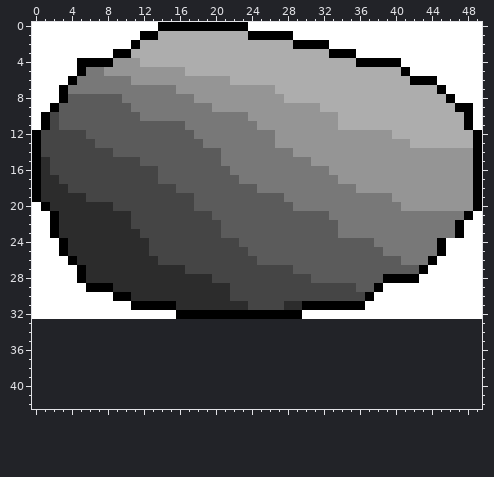
A pixel-art sprite gets an edit: bin/res/debris/debris3.png. Above, as it was before the edit.
The file is 50x33 pixels. The old version is drawn lined up with the new one, on the new canvas.
The same view after the edit:
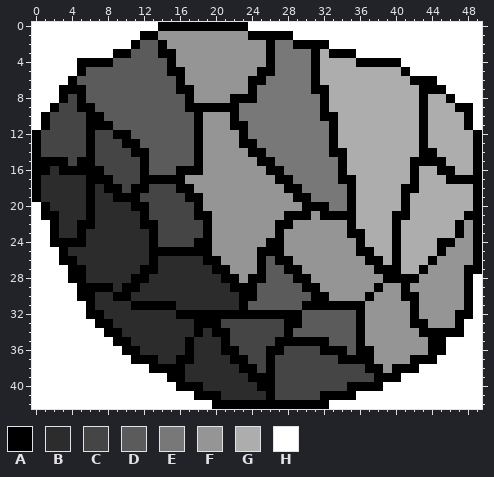
Palette (. is transparent): A #000000  B #2c2c2c  C #454545  D #5b5b5b  E #787878  F #959595  G #adadad  H #ffffff
Commit message: changed ending music changed debris texture, game pretty much complete
Change:
canvas 50x33 -> 50x43
@@ x 0..49 @@
  0 HHHHHHHHHHHHHHAAAAAAAAAAHHHHHHHHHHHHHHHHHHHHHHHHHH
- 1 HHHHHHHHHHHHAAGGGGGGGGGGAAAAAHHHHHHHHHHHHHHHHHHHHH
- 2 HHHHHHHHHHHAGGGGGGGGGGGGGGGGGAAAAHHHHHHHHHHHHHHHHH
- 3 HHHHHHHHHAAGGGGGGGGGGGGGGGGGGGGGGAAAHHHHHHHHHHHHHH
- 4 HHHHHAAAAFFFGGGGGGGGGGGGGGGGGGGGGGGGAAAAAHHHHHHHHH
- 5 HHHHHAEEFFFFFFFFFGGGGGGGGGGGGGGGGGGGGGGGGAHHHHHHHH
- 6 HHHHAEEEEEEFFFFFFFFFFFGGGGGGGGGGGGGGGGGGGGAAAHHHHH
- 7 HHHAEEEEEEEEEEEEFFFFFFFFFFFGGGGGGGGGGGGGGGGGGAHHHH
- 8 HHHADDDDDDEEEEEEEEFFFFFFFFFFGGGGGGGGGGGGGGGGGGAHHH
- 9 HHADDDDDDDDEEEEEEEEEFFFFFFFFFFFFGGGGGGGGGGGGGGGAAH
-10 HACDDDDDDDDDEEEEEEEEEEEEFFFFFFFFFFGGGGGGGGGGGGGGAH
-11 HACDDDDDDDDDDDDDDEEEEEEEEFFFFFFFFFGGGGGGGGGGGGGGAH
-12 ACCCCCDDDDDDDDDDDDEEEEEEEEEFFFFFFFFFFFFFGGGGGGGGGA
-13 ACCCCCCDDDDDDDDDDDDEEEEEEEEFFFFFFFFFFFFFFFGGGGGGGA
-14 ACCCCCCCCDDDDDDDDDDDDEEEEEEEEFFFFFFFFFFFFFFFFFFFFA
-15 ABCCCCCCCCCCDDDDDDDDDEEEEEEEEEEFFFFFFFFFFFFFFFFFFA
-16 ABCCCCCCCCCCCCDDDDDDDDEEEEEEEEEEEFFFFFFFFFFFFFFFFA
-17 ABBCCCCCCCCCCCDDDDDDDDDEEEEEEEEEEEFFFFFFFFFFFFFFFA
-18 ABBBCCCCCCCCCCCCDDDDDDDDDEEEEEEEEEEEFFFFFFFFFFFFFA
-19 ABBBBBCCCCCCCCCCCCDDDDDDDDDDEEEEEEEEEEEEFFFFFFFFFA
-20 HABBBBBBBCCCCCCCCCDDDDDDDDDDDEEEEEEEEEEEEFFFFFFFFA
-21 HHABBBBBBBBCCCCCCCCCDDDDDDDDDDDDDEEEEEEEEEEEEEEEAH
-22 HHABBBBBBBBCCCCCCCCCCDDDDDDDDDDDDDEEEEEEEEEEEEEAHH
-23 HHABBBBBBBBBCCCCCCCCCDDDDDDDDDDDDDEEEEEEEEEEEEEAHH
-24 HHHABBBBBBBBBCCCCCCCCCCDDDDDDDDDDDDDDDEEEEEEEAHHHH
-25 HHHABBBBBBBBBCCCCCCCCCCCDDDDDDDDDDDDDDDEEEEEEAHHHH
-26 HHHHABBBBBBBBBCCCCCCCCCCCDDDDDDDDDDDDDDDDEEEAHHHHH
-27 HHHHHABBBBBBBBBBBCCCCCCCCCCCCDDDDDDDDDDDDDDAHHHHHH
-28 HHHHHABBBBBBBBBBBBBBCCCCCCCCCCCDDDDDDDDAAAAHHHHHHH
-29 HHHHHHAAABBBBBBBBBBBBBCCCCCCCCCCCCCCDDAHHHHHHHHHHH
-30 HHHHHHHHHAABBBBBBBBBBBCCCCCCCCCCCCCCCAHHHHHHHHHHHH
-31 HHHHHHHHHHHAAAAABBBBBBBBCCCCBBAAAAAAAHHHHHHHHHHHHH
-32 HHHHHHHHHHHHHHHHAAAAAAAAAAAAAAHHHHHHHHHHHHHHHHHHHH
-33 ..................................................
-34 ..................................................
-35 ..................................................
-36 ..................................................
-37 ..................................................
-38 ..................................................
-39 ..................................................
-40 ..................................................
-41 ..................................................
-42 ..................................................
+ 1 HHHHHHHHHHHHAAFFFFFFFFFFAAAAAHHHHHHHHHHHHHHHHHHHHH
+ 2 HHHHHHHHHHHADDAFFFFFFFFFFFAEEAAAAHHHHHHHHHHHHHHHHH
+ 3 HHHHHHHHHAADDDAAFFFFFFFFFFAEEEEAGAAAHHHHHHHHHHHHHH
+ 4 HHHHHAAAADDDDDDAFFFFFFFFFFAEEEEAGGGGAAAAAHHHHHHHHH
+ 5 HHHHHADDDDDDDDDAAFFFFFFFFAAEEEEAGGGGGGGGGAHHHHHHHH
+ 6 HHHHADDDDDDDDDDDAFFFFFFFAAEEEEEAGGGGGGGGGGAAAHHHHH
+ 7 HHHAAADDDDDDDDDDAAFFFFFFAEEEEEEAAGGGGGGGGGGAAAHHHH
+ 8 HHHACADDDDDDDDDDDAFFFFAAAEEEEEEEAGGGGGGGGGGAGGAHHH
+ 9 HHACCAADDDDDDDDDDAAAAAAEEEEEEEEEAGGGGGGGGGGAGGGAAH
+10 HACCCCAADDDDDDDDDDAFFFAEEEEEEEEEAAGGGGGGGGGAGGGGAH
+11 HACCCCAAADDDDDDDDDAFFFAAEEEEEEEEEAGGGGGGGGGAGGGGAH
+12 ACCCCCACCAADDDDDDDAFFFFAEEEEEEEEEAGGGGGGGGGAGGGGGA
+13 ACCCCCACCCAADDDDDDAFFFFAAEEEEEEEEAGGGGGGGGGAGGGGGA
+14 ACCCCCACCCCAADDDDDAFFFFFAAEEEEEEEAAGGGGGGGGAAGGGGA
+15 AAAACAACCCCCADDDDDAFFFFFFAAEEEEEEEAGGGGGGGAAAAGGGA
+16 AABAAAAACCCCADDDAAAFFFFFFFAAEEEEEEAGGGGGGGAGGAAGGA
+17 ABBBBBAAACCCAAAAAFFFFFFFFFFAAEEEEEAAGGGGGGAGGGAAAA
+18 ABBBBBABAACAACCCAAFFFFFFFFFFAAEEEEEAGGGGGAAGGGGGGA
+19 ABBBBBABBAAACCCCCAAFFFFFFFFFFAAEEEEAGGGGGAGGGGGGGA
+20 HABBBBABBBBAACCCCCAFFFFFFFFFFFAAAEEAGGGGGAGGGGGGGA
+21 HAABBBABBBBBACCCCCAAFFFFFFFFAAAFAAAAGGGGAAGGGGGGAA
+22 HHABBAABBBBBAACCCCCAFFFFFFFAAFFFFFFAGGGGAGGGGGGAFA
+23 HHABBABBBBBBBACCCCCAFFFFFFFAFFFFFFFAAGGGAGGGGGGAFA
+24 HHAAAABBBBBBBACCCCAAFFFFFFAAFFFFFFFFAGGGAGGGGAAFFA
+25 HHHABBBBBBBBBAAAAAAAFFFFFAAAFFFFFFFFAAGGAGGGGAFFFA
+26 HHHAABBBBBBBBABBBBBAAFFFFADAAFFFFFFFFAAGAGGGAFFFFA
+27 HHHHAABBBBBBAABBBBBBAAFFFADDAAFFFFFFFFAAAGGAFFFFAA
+28 HHHHAABBBBBAABBBBBBBBAAFAADDDAAFFFFFFFFAAAAFFFFFAH
+29 HHHHHAAAABAABBBBBBBBBBAAADDDDDAAFFFFFFAFFAFFFFFFAH
+30 HHHHHAABBAABBBBBBBBBBBBAADDDDDDAAFFFFAFFFAAFFFFFAH
+31 HHHHHHABBBBAAAAABBBBBBBADDDDDDAAAAAAAFFFFFAFFFFFAH
+32 HHHHHHAABBBBBBBBAAAAAAAAAAAAAADDDDDDAFFFFFAFFFFAAH
+33 HHHHHHHAABBBBBBBBBAAACCCCCCCAADDDDDDAFFFFFAAFFFAHH
+34 HHHHHHHHAABBBBBBBBABAACCCCCCADDDDDDDAFFFFFFAAAAAHH
+35 HHHHHHHHHAABBBBBBABBBACCCCCAAAAAADDDAFFFFFFFAAHHHH
+36 HHHHHHHHHHAABBBBBABBBAACCCAACCCCAAADAAFFFFFFAAHHHH
+37 HHHHHHHHHHHAAABBAABBBBAACCACCCCCCCAAAAFFFFAAAHHHHH
+38 HHHHHHHHHHHHHAAAABBBBBBAACACCCCCCCCCCAAFAAAHHHHHHH
+39 HHHHHHHHHHHHHHHAABBBBBBBAAACCCCCCCCCCCAAAHHHHHHHHH
+40 HHHHHHHHHHHHHHHHAAABBBBBBAACCCCCCCCAAAAHHHHHHHHHHH
+41 HHHHHHHHHHHHHHHHHHAAABBBBBACCCCCAAAAHHHHHHHHHHHHHH
+42 HHHHHHHHHHHHHHHHHHHHAAAAAAAAAAAAAHHHHHHHHHHHHHHHHH
